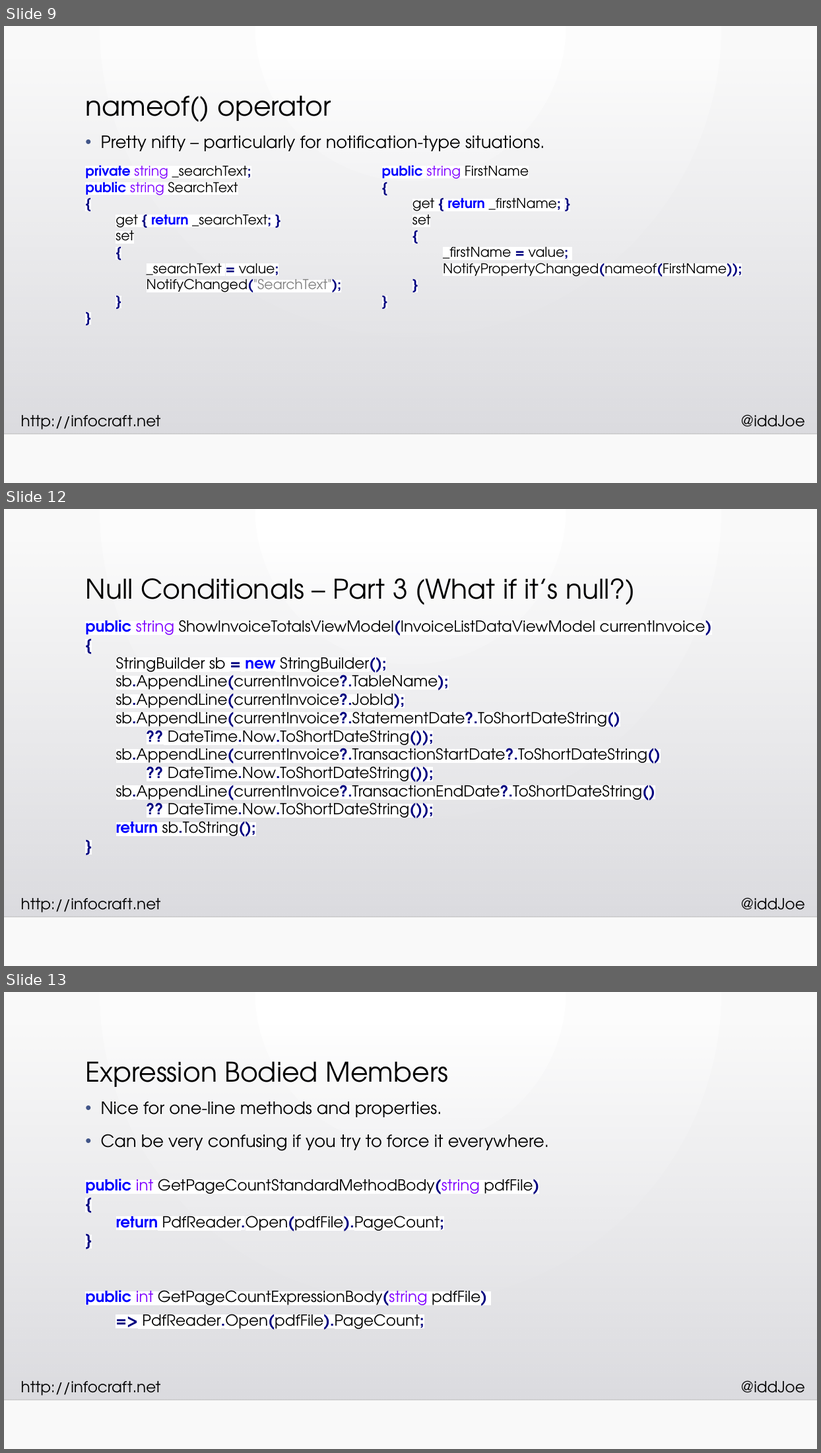
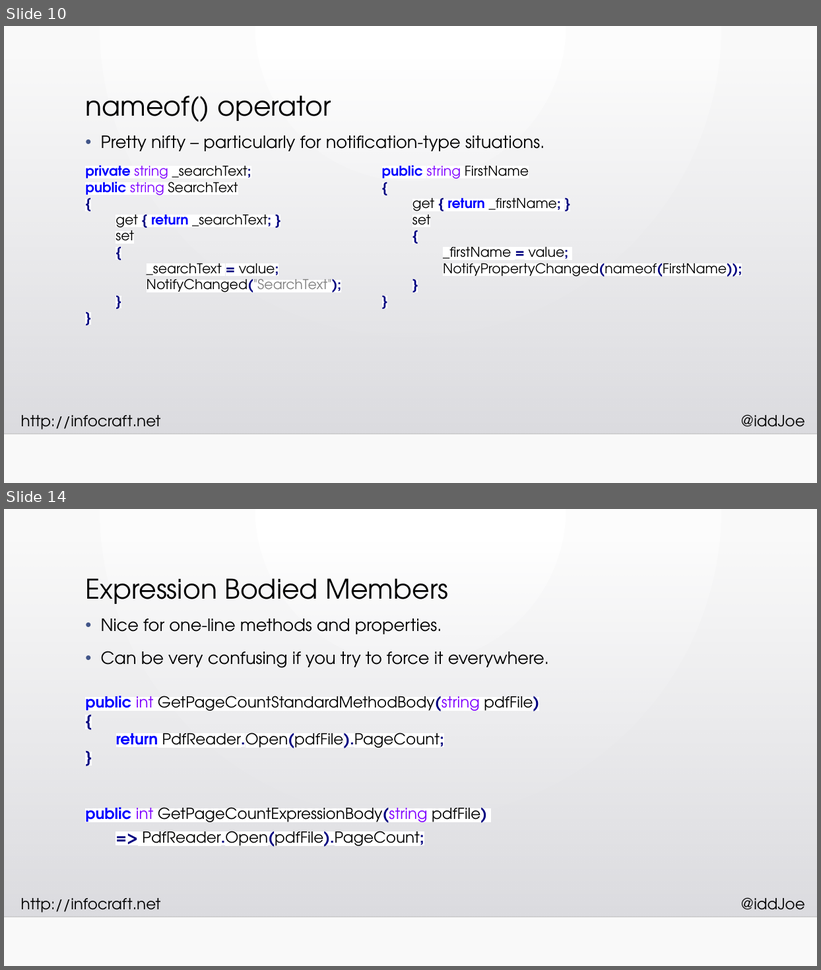
Before and after one commit to InfoCraftDotNet/CSharp-6-New-Language-Features, a slide deck: Slides/CSharp-6-New-Language-Features.pptx. Shown one above the other, each under a label of ours: slides 9, 12 and 13 before the commit, slides 10 and 14 after it; the slides between them are not shown. The pictures are 821x1453 and 821x970 pixels, drawn with LibreOffice and Linux fonts; fonts in the diff are those of the drawing; background and template pictures are left out. Boxes give left, top, right and bottom in pixels: in the first picture for what was removed or moved away, otherwise in the second. Text is boxed around its words. In the diff, an @@ line names an element or a change of style, - is before the commit and + after.

```diff
--- a/Slides/CSharp-6-New-Language-Features.pptx
+++ b/Slides/CSharp-6-New-Language-Features.pptx
@@ slide 12 removed at box(4, 509, 817, 966), background gradient #FFFFFF to #FAFAFA; not listed: 4 template elements that a slide beside it also shows @@
@@ title removed at box(85, 578, 636, 605) @@
-Null Conditionals – Part 3 (What if it’s null?)
@@ text removed at box(85, 620, 712, 837) @@
-public string ShowInvoiceTotalsViewModel(InvoiceListDataViewModel currentInvoice)
-{
-StringBuilder sb = new StringBuilder();
-sb.AppendLine(currentInvoice?.TableName);
-sb.AppendLine(currentInvoice?.JobId);
-sb.AppendLine(currentInvoice?.StatementDate?.ToShortDateString()
-?? DateTime.Now.ToShortDateString());
-sb.AppendLine(currentInvoice?.TransactionStartDate?.ToShortDateString()
-?? DateTime.Now.ToShortDateString());
-sb.AppendLine(currentInvoice?.TransactionEndDate?.ToShortDateString()
-?? DateTime.Now.ToShortDateString());
-return sb.ToString();
-}
@@ what was slide 9 is now slide 10 @@
@@ what was slide 13 is now slide 14 @@
```
Also in this commit, not shown: 5 slides changed, 3 slides added, 1 other slide removed, 5 other files.
